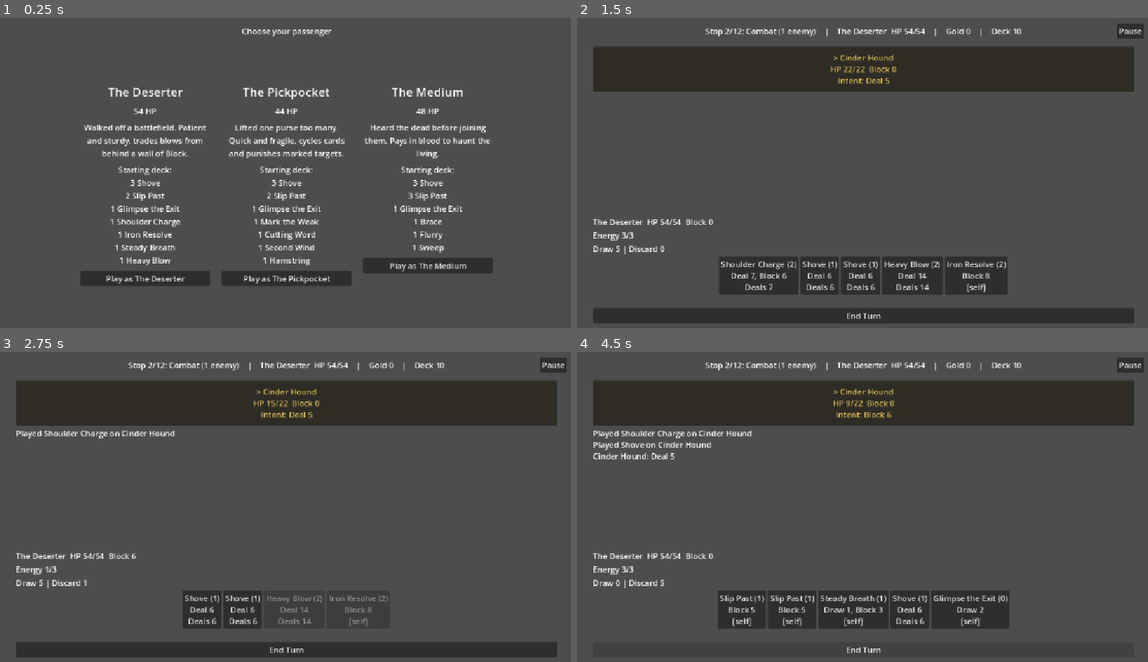
Above: before the commit, frames 1-4 (two rows, left to right).
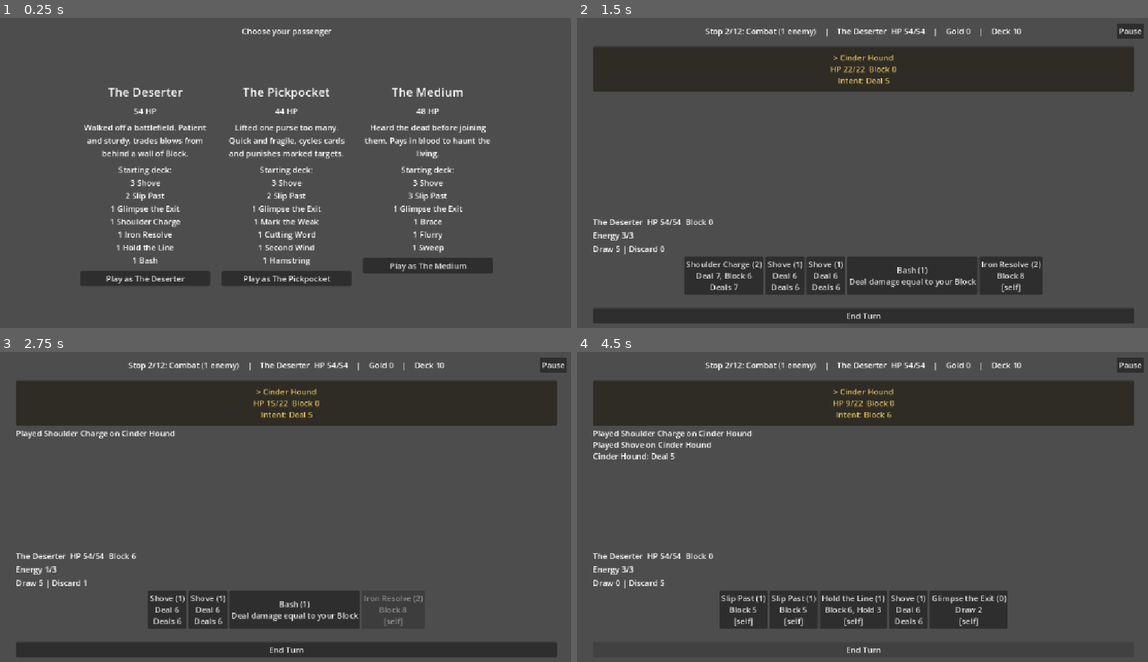
Above: after the commit, the same moments.

Repository: grump606/card-battle-prototype
Game: Godot game, scene res://run.tscn
Same seed, same stepped clock (60 frames per second), same inputs: the game is played once before the commit and once after it.
Inputs:
- Up to frame 1 (0.25 s): no input
- Up to frame 2 (1.5 s): click "Play as The Deserter" at 0.5 s; click "Board" at 1.25 s
- Up to frame 3 (2.75 s): click "Shoulder Charge (2) Deal 7, B…" at 2 s
- Up to frame 4 (4.5 s): click "Shove (1) Deal 6 Deals 6" at 2.75 s; click "> Cinder Hound HP 9/22 Block …" at 3.5 s; click "End Turn" at 4.25 s

The runs differ from the first frame. In frame 1, 0.2% of the frame differs, in the area x 20-31%, y 73-80%; in frame 2, 3.1%, in the area x 18-82%, y 77-90%; in frame 3, 1.9%; in frame 4, 1.4%.

Commit message:
Phase 3 of classes: Hold, Block-scaled damage and thorns, and the six Deserter cards
Co-Authored-By: Claude Sonnet 5.5 <noreply@anthropic.com>

Diff:
--- a/battle.gd
+++ b/battle.gd
@@ -148,8 +148,15 @@
 
 
 func _status_tooltip(combatant: Combatant) -> String:
+	var lines: Array[String] = []
 	var exposed := combatant.status_turns(Combatant.Status.EXPOSED)
-	return EXPOSED_TOOLTIP % exposed if exposed > 0 else ""
+	if exposed > 0:
+		lines.append(EXPOSED_TOOLTIP % exposed)
+	if combatant.hold > 0:
+		lines.append("Hold %d: up to %d of the Block you have left is kept for your next turn." % [combatant.hold, combatant.hold])
+	if combatant.thorns > 0:
+		lines.append("Thorns %d: each enemy attack on you also deals %d to the attacker this turn." % [combatant.thorns, combatant.thorns])
+	return "\n".join(lines)
 
 
 ## DISPLAY-ONLY preview of damage on the selected enemy: Exposed scaling comes
@@ -188,8 +195,15 @@
 
 
 func _status_text(combatant: Combatant) -> String:
+	var text := ""
 	var exposed := combatant.status_turns(Combatant.Status.EXPOSED)
-	return "  Exposed %d" % exposed if exposed > 0 else ""
+	if exposed > 0:
+		text += "  Exposed %d" % exposed
+	if combatant.hold > 0:
+		text += "  Hold %d" % combatant.hold
+	if combatant.thorns > 0:
+		text += "  Thorns %d" % combatant.thorns
+	return text
 
 
 ## Single-target cards use the selected enemy, so only the other modes get a tag.
--- a/combat/card_effect.gd
+++ b/combat/card_effect.gd
@@ -5,16 +5,26 @@
 ## SELF cards); on an enemy intent it exposes the player for the next `amount`
 ## enemy phases.
 
-enum Kind { DAMAGE, BLOCK, DRAW, EXPOSE }
+## New kinds are only ever appended: .tres files store the kind as its integer value.
+## HOLD: keep up to `amount` of your remaining Block into your next turn.
+## DAMAGE_PER_BLOCK: damage equal to your current Block times `amount`.
+## DAMAGE_IF_BLOCK: `bonus` damage if your Block is at least `threshold`, else `amount`.
+## THORNS: until your next turn, each enemy attack on you also deals `amount` to that attacker.
+enum Kind { DAMAGE, BLOCK, DRAW, EXPOSE, HOLD, DAMAGE_PER_BLOCK, DAMAGE_IF_BLOCK, THORNS }
 
 @export var kind: Kind = Kind.DAMAGE
 @export var amount: int = 0
+## Second number for kinds that need one (see DAMAGE_IF_BLOCK); 0 otherwise.
+@export var bonus: int = 0
+@export var threshold: int = 0
 
 
-static func make(effect_kind: Kind, effect_amount: int) -> CardEffect:
+static func make(effect_kind: Kind, effect_amount: int, effect_bonus: int = 0, effect_threshold: int = 0) -> CardEffect:
 	var effect := CardEffect.new()
 	effect.kind = effect_kind
 	effect.amount = effect_amount
+	effect.bonus = effect_bonus
+	effect.threshold = effect_threshold
 	return effect
 
 
@@ -28,4 +38,12 @@
 			return "Draw %d" % amount
 		Kind.EXPOSE:
 			return "Expose %d" % amount
+		Kind.HOLD:
+			return "Hold %d" % amount
+		Kind.DAMAGE_PER_BLOCK:
+			return "Deal damage equal to your Block" if amount == 1 else "Deal %dx your Block" % amount
+		Kind.DAMAGE_IF_BLOCK:
+			return "Deal %d (%d with %d+ Block)" % [amount, bonus, threshold]
+		Kind.THORNS:
+			return "Thorns %d" % amount
 	return ""
--- a/combat/combat.gd
+++ b/combat/combat.gd
@@ -134,7 +134,7 @@
 	plays_this_turn += 1
 	for effect in card.effects:
 		match effect.kind:
-			CardEffect.Kind.DAMAGE:
+			CardEffect.Kind.DAMAGE, CardEffect.Kind.DAMAGE_PER_BLOCK, CardEffect.Kind.DAMAGE_IF_BLOCK:
 				for target in targets:
 					_apply(effect, player, target)
 			CardEffect.Kind.EXPOSE:
@@ -192,7 +192,7 @@
 	phase = Phase.PLAYER_TURN
 	energy = ENERGY_PER_TURN
 	plays_this_turn = 0
-	player.clear_block()
+	player.start_turn_block()
 	piles.draw(HAND_SIZE)
 	state_changed.emit()
 
@@ -204,6 +204,17 @@
 	match effect.kind:
 		CardEffect.Kind.DAMAGE:
 			target.take_damage(effect.amount)
+			# Thorns: an enemy attack on the player also hurts the attacker.
+			if target == player and source != player and player.thorns > 0:
+				source.take_damage(player.thorns)
+		CardEffect.Kind.DAMAGE_PER_BLOCK:
+			target.take_damage(source.block * effect.amount)
+		CardEffect.Kind.DAMAGE_IF_BLOCK:
+			target.take_damage(effect.bonus if source.block >= effect.threshold else effect.amount)
+		CardEffect.Kind.HOLD:
+			source.add_hold(effect.amount)
+		CardEffect.Kind.THORNS:
+			source.add_thorns(effect.amount)
 		CardEffect.Kind.BLOCK:
 			source.gain_block(effect.amount)
 		CardEffect.Kind.DRAW:
--- a/combat/combatant.gd
+++ b/combat/combatant.gd
@@ -15,6 +15,11 @@
 var max_hp: int
 var hp: int
 var block: int = 0
+## Block (up to this much) that survives into the next turn; set by HOLD effects, used and reset when
+## the next turn starts.
+var hold: int = 0
+## Damage each enemy attack on this combatant also deals to the attacker; lasts until the next turn.
+var thorns: int = 0
 
 var _statuses: Dictionary = {}  # Status -> remaining turns (always > 0)
 
@@ -36,6 +41,25 @@
 
 func clear_block() -> void:
 	block = 0
+	changed.emit()
+
+
+func add_hold(amount: int) -> void:
+	hold += maxi(amount, 0)
+	changed.emit()
+
+
+func add_thorns(amount: int) -> void:
+	thorns += maxi(amount, 0)
+	changed.emit()
+
+
+## Starts a turn: Block drops to whatever Hold kept (never more than the Block left), and the
+## turn-long Hold and Thorns reset.
+func start_turn_block() -> void:
+	block = mini(hold, block)
+	hold = 0
+	thorns = 0
 	changed.emit()
 
 
@@ -61,8 +85,11 @@
 	changed.emit()
 
 
+## Also drops Hold and Thorns: they are per-fight like statuses.
 func clear_statuses() -> void:
 	_statuses.clear()
+	hold = 0
+	thorns = 0
 	changed.emit()
 
 
--- a/combat/starter_content.gd
+++ b/combat/starter_content.gd
@@ -21,6 +21,12 @@
 const IRON_RESOLVE_PATH := "res://data/cards/iron_resolve.tres"
 const FLURRY_PATH := "res://data/cards/flurry.tres"
 const GUARDED_STRIKE_PATH := "res://data/cards/guarded_strike.tres"
+const HOLD_THE_LINE_PATH := "res://data/cards/hold_the_line.tres"
+const BASH_PATH := "res://data/cards/bash.tres"
+const DIG_IN_PATH := "res://data/cards/dig_in.tres"
+const COLD_STEEL_PATH := "res://data/cards/cold_steel.tres"
+const COUNTER_STANCE_PATH := "res://data/cards/counter_stance.tres"
+const LAST_STAND_PATH := "res://data/cards/last_stand.tres"
 const CINDER_HOUND_PATH := "res://data/enemies/cinder_hound.tres"
 const MOURNING_CROW_PATH := "res://data/enemies/mourning_crow.tres"
 const WISP_PATH := "res://data/enemies/skittering_wisp.tres"
@@ -33,6 +39,7 @@
 const ALL_CARD_PATHS: Array[String] = [
 	SHOVE_PATH, SLIP_PAST_PATH, GLIMPSE_EXIT_PATH, BRACE_PATH, FLURRY_PATH, SWEEP_PATH,
 	HEAVY_BLOW_PATH, STEADY_BREATH_PATH, SHOULDER_CHARGE_PATH, IRON_RESOLVE_PATH, GUARDED_STRIKE_PATH,
+	HOLD_THE_LINE_PATH, BASH_PATH, DIG_IN_PATH, COLD_STEEL_PATH, COUNTER_STANCE_PATH, LAST_STAND_PATH,
 	MARK_THE_WEAK_PATH, CUTTING_WORD_PATH, HAMSTRING_PATH, SECOND_WIND_PATH,
 ]
 ## Playable characters, in the order a selection screen lists them.
--- /dev/null
+++ b/data/cards/bash.tres
@@ -0,0 +1,17 @@
+[gd_resource type="Resource" script_class="CardData" format=3]
+
+[ext_resource type="Script" uid="uid://cvqeldq7ry1bu" path="res://combat/card_data.gd" id="1_card"]
+[ext_resource type="Script" uid="uid://v0wf0vn2ro0b" path="res://combat/card_effect.gd" id="2_effect"]
+
+[sub_resource type="Resource" id="Resource_e1"]
+script = ExtResource("2_effect")
+kind = 5
+amount = 1
+
+[resource]
+script = ExtResource("1_card")
+id = &"bash"
+display_name = "Bash"
+cost = 1
+effects = Array[ExtResource("2_effect")]([SubResource("Resource_e1")])
+character = &"deserter"
--- /dev/null
+++ b/data/cards/cold_steel.tres
@@ -0,0 +1,19 @@
+[gd_resource type="Resource" script_class="CardData" format=3]
+
+[ext_resource type="Script" uid="uid://cvqeldq7ry1bu" path="res://combat/card_data.gd" id="1_card"]
+[ext_resource type="Script" uid="uid://v0wf0vn2ro0b" path="res://combat/card_effect.gd" id="2_effect"]
+
+[sub_resource type="Resource" id="Resource_e1"]
+script = ExtResource("2_effect")
+kind = 6
+amount = 5
+bonus = 10
+threshold = 10
+
+[resource]
+script = ExtResource("1_card")
+id = &"cold_steel"
+display_name = "Cold Steel"
+cost = 1
+effects = Array[ExtResource("2_effect")]([SubResource("Resource_e1")])
+character = &"deserter"
--- /dev/null
+++ b/data/cards/counter_stance.tres
@@ -0,0 +1,23 @@
+[gd_resource type="Resource" script_class="CardData" format=3]
+
+[ext_resource type="Script" uid="uid://cvqeldq7ry1bu" path="res://combat/card_data.gd" id="1_card"]
+[ext_resource type="Script" uid="uid://v0wf0vn2ro0b" path="res://combat/card_effect.gd" id="2_effect"]
+
+[sub_resource type="Resource" id="Resource_e1"]
+script = ExtResource("2_effect")
+kind = 1
+amount = 8
+
+[sub_resource type="Resource" id="Resource_e2"]
+script = ExtResource("2_effect")
+kind = 7
+amount = 4
+
+[resource]
+script = ExtResource("1_card")
+id = &"counter_stance"
+display_name = "Counter-Stance"
+cost = 2
+effects = Array[ExtResource("2_effect")]([SubResource("Resource_e1"), SubResource("Resource_e2")])
+target_mode = 2
+character = &"deserter"
--- /dev/null
+++ b/data/cards/dig_in.tres
@@ -0,0 +1,23 @@
+[gd_resource type="Resource" script_class="CardData" format=3]
+
+[ext_resource type="Script" uid="uid://cvqeldq7ry1bu" path="res://combat/card_data.gd" id="1_card"]
+[ext_resource type="Script" uid="uid://v0wf0vn2ro0b" path="res://combat/card_effect.gd" id="2_effect"]
+
+[sub_resource type="Resource" id="Resource_e1"]
+script = ExtResource("2_effect")
+kind = 1
+amount = 3
+
+[sub_resource type="Resource" id="Resource_e2"]
+script = ExtResource("2_effect")
+kind = 4
+amount = 3
+
+[resource]
+script = ExtResource("1_card")
+id = &"dig_in"
+display_name = "Dig In"
+cost = 0
+effects = Array[ExtResource("2_effect")]([SubResource("Resource_e1"), SubResource("Resource_e2")])
+target_mode = 2
+character = &"deserter"
--- /dev/null
+++ b/data/cards/hold_the_line.tres
@@ -0,0 +1,23 @@
+[gd_resource type="Resource" script_class="CardData" format=3]
+
+[ext_resource type="Script" uid="uid://cvqeldq7ry1bu" path="res://combat/card_data.gd" id="1_card"]
+[ext_resource type="Script" uid="uid://v0wf0vn2ro0b" path="res://combat/card_effect.gd" id="2_effect"]
+
+[sub_resource type="Resource" id="Resource_e1"]
+script = ExtResource("2_effect")
+kind = 1
+amount = 6
+
+[sub_resource type="Resource" id="Resource_e2"]
+script = ExtResource("2_effect")
+kind = 4
+amount = 3
+
+[resource]
+script = ExtResource("1_card")
+id = &"hold_the_line"
+display_name = "Hold the Line"
+cost = 1
+effects = Array[ExtResource("2_effect")]([SubResource("Resource_e1"), SubResource("Resource_e2")])
+target_mode = 2
+character = &"deserter"
--- /dev/null
+++ b/data/cards/last_stand.tres
@@ -0,0 +1,23 @@
+[gd_resource type="Resource" script_class="CardData" format=3]
+
+[ext_resource type="Script" uid="uid://cvqeldq7ry1bu" path="res://combat/card_data.gd" id="1_card"]
+[ext_resource type="Script" uid="uid://v0wf0vn2ro0b" path="res://combat/card_effect.gd" id="2_effect"]
+
+[sub_resource type="Resource" id="Resource_e1"]
+script = ExtResource("2_effect")
+kind = 1
+amount = 16
+
+[sub_resource type="Resource" id="Resource_e2"]
+script = ExtResource("2_effect")
+kind = 4
+amount = 16
+
+[resource]
+script = ExtResource("1_card")
+id = &"last_stand"
+display_name = "Last Stand"
+cost = 3
+effects = Array[ExtResource("2_effect")]([SubResource("Resource_e1"), SubResource("Resource_e2")])
+target_mode = 2
+character = &"deserter"
--- a/data/characters/deserter.tres
+++ b/data/characters/deserter.tres
@@ -7,8 +7,8 @@
 [ext_resource type="Resource" path="res://data/cards/glimpse_exit.tres" id="5_glimpse_exit"]
 [ext_resource type="Resource" path="res://data/cards/shoulder_charge.tres" id="6_shoulder_charge"]
 [ext_resource type="Resource" path="res://data/cards/iron_resolve.tres" id="7_iron_resolve"]
-[ext_resource type="Resource" path="res://data/cards/steady_breath.tres" id="8_steady_breath"]
-[ext_resource type="Resource" path="res://data/cards/heavy_blow.tres" id="9_heavy_blow"]
+[ext_resource type="Resource" path="res://data/cards/hold_the_line.tres" id="8_hold_the_line"]
+[ext_resource type="Resource" path="res://data/cards/bash.tres" id="9_bash"]
 
 [resource]
 script = ExtResource("1_char")
@@ -16,4 +16,4 @@
 display_name = "The Deserter"
 pitch = "Walked off a battlefield. Patient and sturdy, trades blows from behind a wall of Block."
 max_hp = 54
-starting_deck = Array[ExtResource("2_card")]([ExtResource("3 …(185 unchanged characters)… ource("7_iron_resolve"), ExtResource("8_steady_breath"), ExtResource("9_heavy_blow")])
+starting_deck = Array[ExtResource("2_card")]([ExtResource("3 …(185 unchanged characters)… ource("7_iron_resolve"), ExtResource("8_hold_the_line"), ExtResource("9_bash")])
--- a/tests/content_tests.gd
+++ b/tests/content_tests.gd
@@ -199,7 +199,7 @@
 ## Characters own their starting decks and class cards; neutral cards are shared.
 func _test_characters_and_pools() -> void:
 	var all := StarterContent.all_cards()
-	_check(all.size() == StarterContent.ALL_CARD_PATHS.size() and all.size() == 15, "all_cards loads all 15 cards")
+	_check(all.size() == StarterContent.ALL_CARD_PATHS.size() and all.size() == 21, "all_cards loads all 21 cards")
 	var ids := {}
 	for card in all:
 		_check(not ids.has(card.id), "card id is unique: %s" % card.id)
--- /dev/null
+++ b/tests/mechanics_tests.gd
@@ -0,0 +1,240 @@
+extends RefCounted
+## Card mechanics beyond plain damage and block: Hold, damage from Block, thorns.
+## Registered by run_tests.gd. Each test builds tiny hand-made cards so the numbers
+## checked here are the rules themselves, not the tuning of any real card.
+
+var _failures := 0
+
+
+func run() -> int:
+	_failures = 0
+	_test_hold_carries_block()
+	_test_damage_from_block()
+	_test_conditional_damage_from_block()
+	_test_thorns()
+	_test_describe()
+	_test_real_cards()
+	return _failures
+
+
+func _check(condition: bool, label: String) -> void:
+	if not condition:
+		_failures += 1
+		printerr("FAIL: " + label)
+
+
+func _fx(kind: CardEffect.Kind, amount: int, bonus: int = 0, threshold: int = 0) -> CardEffect:
+	return CardEffect.make(kind, amount, bonus, threshold)
+
+
+func _self_card(cost: int, effects: Array[CardEffect]) -> CardData:
+	return CardData.make(&"t", "T", cost, effects, CardData.TargetMode.SELF)
+
+
+func _attack_card(cost: int, effects: Array[CardEffect]) -> CardData:
+	return CardData.make(&"t", "T", cost, effects)
+
+
+func _enemies(count: int, hp: int, intents: Array[CardEffect]) -> Array[EnemyData]:
+	var list: Array[EnemyData] = []
+	for i in count:
+		list.append(EnemyData.make("E%d" % i, hp, intents))
+	return list
+
+
+## A started fight whose opening hand is `hand` (a deck no bigger than the hand size is dealt whole).
+func _fight(hand: Array[CardData], enemy_hp: int = 100, intents: Array[CardEffect] = [], enemy_count: int = 1) -> Combat:
+	var combat := Combat.new(Combatant.new("p", 40), hand, _enemies(enemy_count, enemy_hp, intents))
+	combat.start()
+	return combat
+
+
+func _play(combat: Combat, card: CardData, target: int = 0) -> bool:
+	return combat.play_card(combat.piles.hand.find(card), target)
+
+
+func _test_hold_carries_block() -> void:
+	var hold_card := _self_card(0, [_fx(CardEffect.Kind.BLOCK, 6), _fx(CardEffect.Kind.HOLD, 3)])
+	var combat := _fight([hold_card])
+	_play(combat, hold_card)
+	_check(combat.player.block == 6 and combat.player.hold == 3, "Hold is recorded alongside the Block")
+	combat.end_player_turn()
+	_check(combat.player.block == 3 and combat.player.hold == 0, "only the held 3 of 6 Block carries into the next turn, and Hold resets")
+
+	var other := _self_card(0, [_fx(CardEffect.Kind.BLOCK, 6), _fx(CardEffect.Kind.HOLD, 3)])
+	var two := _fight([hold_card, other])
+	_play(two, hold_card)
+	_play(two, other)
+	two.end_player_turn()
+	_check(two.player.block == 6, "two Hold cards keep 3 + 3 = 6 Block")
+
+	# An attack eats Block first: 6 Block less 4 damage leaves 2, so only 2 of the Hold 3 survives.
+	var hit := _fight([hold_card], 100, [_fx(CardEffect.Kind.DAMAGE, 4)])
+	_play(hit, hold_card)
+	hit.end_player_turn()
+	_check(hit.player.block == 2 and hit.player.hp == 40, "Hold keeps at most the Block that survived the enemy phase")
+
+	var crushed := _fight([hold_card], 100, [_fx(CardEffect.Kind.DAMAGE, 20)])
+	_play(crushed, hold_card)
+	crushed.end_player_turn()
+	_check(crushed.player.block == 0, "when the attack breaks through, nothing is left to hold")
+
+	var big_hold := _self_card(0, [_fx(CardEffect.Kind.BLOCK, 2), _fx(CardEffect.Kind.HOLD, 9)])
+	var capped := _fight([big_hold])
+	_play(capped, big_hold)
+	capped.end_player_turn()
+	_check(capped.player.block == 2, "Hold never keeps more Block than there is")
+
+	var plain := _self_card(0, [_fx(CardEffect.Kind.BLOCK, 5)])
+	var reset := _fight([plain])
+	_play(reset, plain)
+	reset.end_player_turn()
+	_check(reset.player.block == 0, "Block without Hold still resets each turn")
+
+	var once := _fight([hold_card])
+	_play(once, hold_card)
+	once.end_player_turn()
+	once.end_player_turn()
+	_check(once.player.block == 0, "held Block is kept for one turn, not forever")
+
+	var ending := _fight([hold_card], 1)
+	_play(ending, hold_card)
+	_check(ending.player.hold == 3, "setup: Hold is pending mid-fight")
+	ending.abandon()
+	_check(ending.player.hold == 0 and ending.player.thorns == 0, "abandoning a fight clears Hold and Thorns")
+
+
+func _test_damage_from_block() -> void:
+	var block_card := _self_card(0, [_fx(CardEffect.Kind.BLOCK, 7)])
+	var bash := _attack_card(0, [_fx(CardEffect.Kind.DAMAGE_PER_BLOCK, 1)])
+	var cold := _fight([bash])
+	_play(cold, bash)
+	_check(cold.enemies[0].hp == 100, "with no Block it deals nothing")
+
+	var combat := _fight([block_card, bash])
+	_play(combat, block_card)
+	_play(combat, bash)
+	_check(combat.enemies[0].hp == 93 and combat.player.block == 7, "it deals damage equal to current Block and spends none of it")
+
+	var doubled := _attack_card(0, [_fx(CardEffect.Kind.DAMAGE_PER_BLOCK, 2)])
+	var twice := _fight([block_card, doubled])
+	_play(twice, block_card)
+	_play(twice, doubled)
+	_check(twice.enemies[0].hp == 86, "a multiplier of 2 doubles the Block into damage")
+
+	# It hits every target of an all-enemies card.
+	var sweep := CardData.make(&"s", "S", 0, [_fx(CardEffect.Kind.DAMAGE_PER_BLOCK, 1)], CardData.TargetMode.ALL_ENEMIES)
+	var spread := _fight([block_card, sweep], 100, [], 2)
+	_play(spread, block_card)
+	_play(spread, sweep)
+	_check(spread.enemies[0].hp == 93 and spread.enemies[1].hp == 93, "an all-enemies Block-damage card hits each enemy")
+
+
+func _test_conditional_damage_from_block() -> void:
+	var steel := _attack_card(0, [_fx(CardEffect.Kind.DAMAGE_IF_BLOCK, 5, 10, 10)])
+	var below := _fight([steel])
+	_play(below, steel)
+	_check(below.enemies[0].hp == 95, "below the threshold the base damage applies")
+
+	var ten := _self_card(0, [_fx(CardEffect.Kind.BLOCK, 10)])
+	var at := _fight([ten, steel])
+	_play(at, ten)
+	_play(at, steel)
+	_check(at.enemies[0].hp == 90, "at exactly the threshold the bonus damage applies")
+
+	var nine := _self_card(0, [_fx(CardEffect.Kind.BLOCK, 9)])
+	var under := _fight([nine, steel])
+	_play(under, nine)
+	_play(under, steel)
+	_check(under.enemies[0].hp == 95, "one short of the threshold still deals the base damage")
+
+
+func _test_thorns() -> void:
+	var stance := _self_card(0, [_fx(CardEffect.Kind.BLOCK, 8), _fx(CardEffect.Kind.THORNS, 4)])
+	var attack := [_fx(CardEffect.Kind.DAMAGE, 5)] as Array[CardEffect]
+
+	var combat := _fight([stance], 50, attack)
+	_play(combat, stance)
+	combat.end_player_turn()
+	_check(combat.enemies[0].hp == 46 and combat.player.hp == 40, "a fully blocked attack still triggers thorns")
+	_check(combat.player.thorns == 0, "thorns end with the enemy phase")
+
+	var multi := _fight([stance], 50, [_fx(CardEffect.Kind.DAMAGE, 1)], 3)
+	_play(multi, stance)
+	multi.end_player_turn()
+	var all_hit := true
+	for enemy in multi.enemies:
+		all_hit = all_hit and enemy.hp == 46
+	_check(all_hit, "each attacker takes the thorns damage")
+
+	var other := _self_card(0, [_fx(CardEffect.Kind.BLOCK, 8), _fx(CardEffect.Kind.THORNS, 4)])
+	var stacked := _fight([stance, other], 50, [_fx(CardEffect.Kind.DAMAGE, 1)])
+	_play(stacked, stance)
+	_play(stacked, other)
+	stacked.end_player_turn()
+	_check(stacked.enemies[0].hp == 42, "two thorns cards stack: 4 + 4")
+
+	var finishing := _fight([stance], 4, [_fx(CardEffect.Kind.DAMAGE, 1)])
+	var won := [false]
+	finishing.combat_ended.connect(func(victory: bool) -> void: won[0] = victory)
+	_play(finishing, stance)
+	finishing.end_player_turn()
+	_check(won[0] and finishing.phase == Combat.Phase.ENDED, "thorns that kill the last enemy win the fight")
+
+	var passive := _fight([stance], 50, [_fx(CardEffect.Kind.BLOCK, 3)])
+	_play(passive, stance)
+	passive.end_player_turn()
+	_check(passive.enemies[0].hp == 50, "an enemy that does not attack takes no thorns damage")
+
+	var none := _fight([stance], 50, [_fx(CardEffect.Kind.DAMAGE, 1)])
+	none.end_player_turn()
+	_check(none.enemies[0].hp == 50, "no thorns played, no thorns damage")
+
+	# Exposed attackers take thorns damage like any other hit.
+	var expose := _attack_card(0, [_fx(CardEffect.Kind.EXPOSE, 2)])
+	var exposed := _fight([stance, expose], 50, [_fx(CardEffect.Kind.DAMAGE, 1)])
+	_play(exposed, expose)
+	_play(exposed, stance)
+	exposed.end_player_turn()
+	_check(exposed.enemies[0].hp == 44, "thorns damage on an Exposed attacker is scaled like any hit (4 x 1.5 = 6)")
+
+
+func _test_describe() -> void:
+	_check(_fx(CardEffect.Kind.HOLD, 3).describe() == "Hold 3", "Hold describes itself")
+	_check(_fx(CardEffect.Kind.THORNS, 4).describe() == "Thorns 4", "Thorns describes itself")
+	_check(_fx(CardEffect.Kind.DAMAGE_PER_BLOCK, 1).describe() == "Deal damage equal to your Block", "Block damage describes itself")
+	_check(_fx(CardEffect.Kind.DAMAGE_PER_BLOCK, 2).describe() == "Deal 2x your Block", "a multiplied Block damage describes the multiplier")
+	_check(_fx(CardEffect.Kind.DAMAGE_IF_BLOCK, 5, 10, 10).describe() == "Deal 5 (10 with 10+ Block)", "conditional damage describes both numbers")
+	# The pre-existing kinds keep their stored integer values (.tres files hold the number).
+	_check(CardEffect.Kind.DAMAGE == 0 and CardEffect.Kind.BLOCK == 1 and CardEffect.Kind.DRAW == 2 and CardEffect.Kind.EXPOSE == 3, "existing effect kinds keep their integer values")
+
+
+## The real Deserter cards, loaded from data, do what their text says.
+func _test_real_cards() -> void:
+	var cards := {}
+	for path in StarterContent.ALL_CARD_PATHS:
+		var card := load(path) as CardData
+		cards[card.id] = card
+	for id in [&"hold_the_line", &"bash", &"dig_in", &"cold_steel", &"counter_stance", &"last_stand"]:
+		_check(cards.has(id) and (cards[id] as CardData).character == &"deserter", "%s is a Deserter card" % id)
+	_check(cards[&"hold_the_line"].describe() == "Block 6, Hold 3", "Hold the Line text")
+	_check(cards[&"last_stand"].cost == 3 and cards[&"last_stand"].describe() == "Block 16, Hold 16", "Last Stand keeps all its Block")
+	_check(cards[&"counter_stance"].describe() == "Block 8, Thorns 4", "Counter-Stance text")
+	_check(cards[&"cold_steel"].describe() == "Deal 5 (10 with 10+ Block)", "Cold Steel text")
+
+	# Last Stand: Block 16, all of it survives an empty enemy phase.
+	var last_stand: CardData = cards[&"last_stand"]
+	var fight := Combat.new(Combatant.new("p", 40), [last_stand] as Array[CardData], _enemies(1, 100, []))
+	fight.start()
+	fight.play_card(0)
+	fight.end_player_turn()
+	_check(fight.player.block == 16, "Last Stand carries all 16 Block")
+
+	# Bash after Hold the Line: 6 Block, 6 damage.
+	var hold_line: CardData = cards[&"hold_the_line"]
+	var bash: CardData = cards[&"bash"]
+	var combo := Combat.new(Combatant.new("p", 40), [hold_line, bash] as Array[CardData], _enemies(1, 100, []))
+	combo.start()
+	combo.play_card(combo.piles.hand.find(hold_line))
+	combo.play_card(combo.piles.hand.find(bash), 0)
+	_check(combo.enemies[0].hp == 94, "Hold the Line then Bash deals 6")
--- a/tests/run_tests.gd
+++ b/tests/run_tests.gd
@@ -54,6 +54,7 @@
 	_failures += load("res://tests/vendor_tests.gd").new().run()
 	_failures += load("res://tests/smart_policy_tests.gd").new().run()
 	_failures += load("res://tests/run_save_tests.gd").new().run()
+	_failures += load("res://tests/mechanics_tests.gd").new().run()
 	print("FAILURES: %d" % _failures)
 	quit(1 if _failures > 0 else 0)
 
Not shown, added: tests/mechanics_tests.gd.uid
Not shown, changed: docs/CLASSES_PLAN.md
